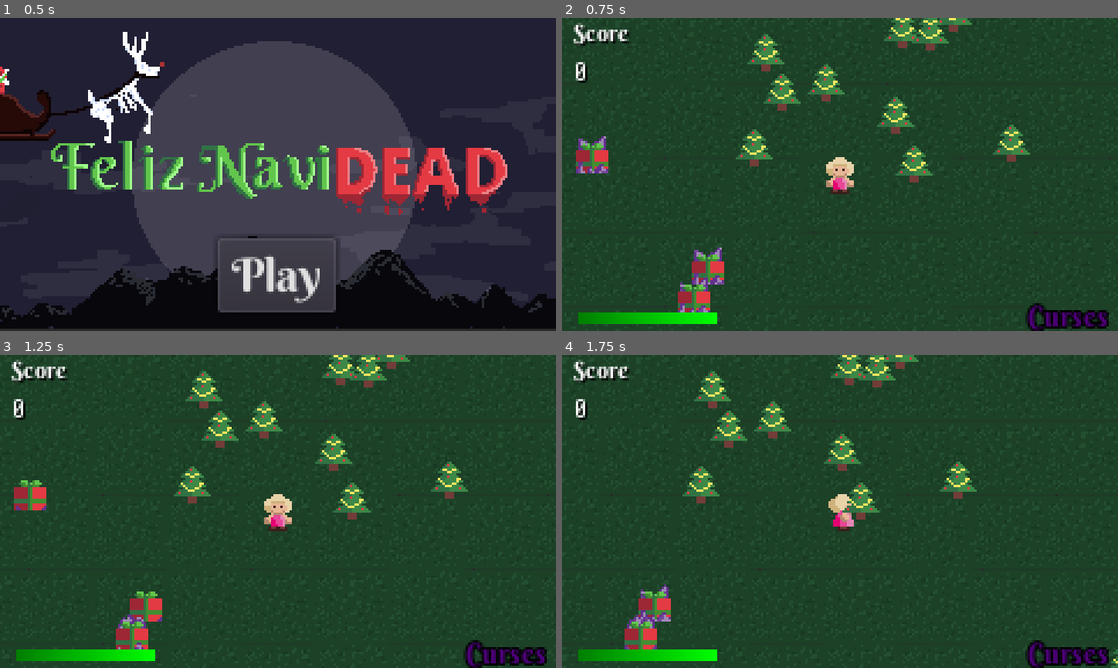
Above: before the commit, frames 1-4 (two rows, left to right).
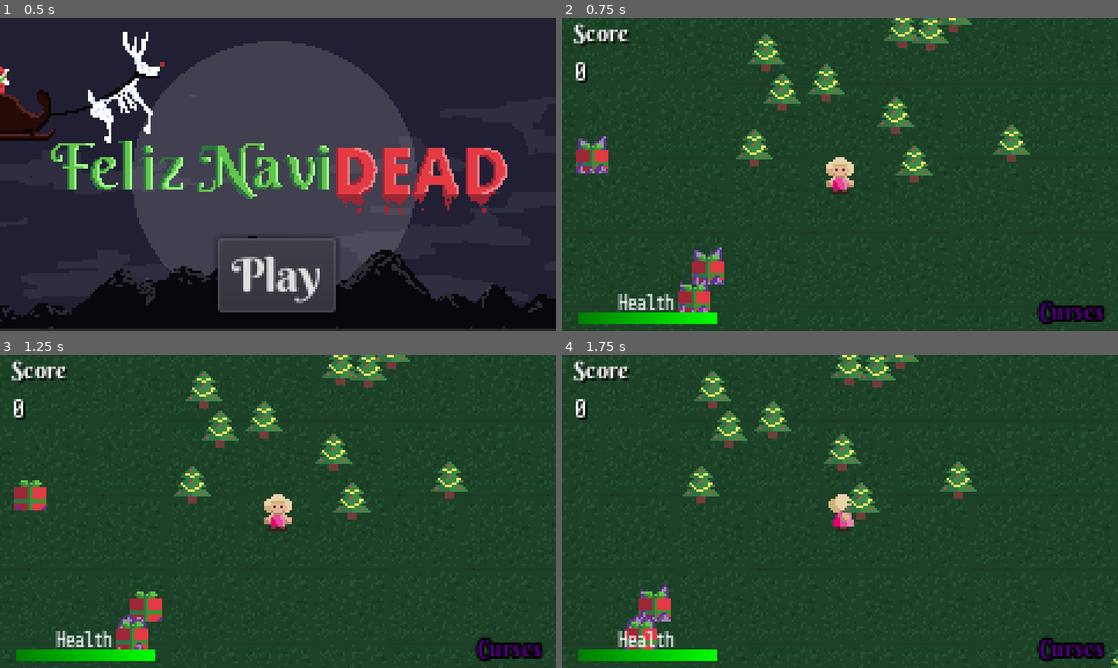
Above: after the commit, the same moments.

Repository: cznrhubarb/feliz-navidead
Game: Godot game, scene res://scn/TitleScreen.tscn
Two runs of this game, one before a commit and one after it. Both use one fixed random seed, a clock stepped at 60 frames per second and the inputs below.
Inputs (mouse positions are in pixels of both pictures, inside the frame that each line leads up to):
- Up to frame 1 (0.5 s): no input
- Up to frame 2 (0.75 s): click "Play" at 0.5 s
- Up to frame 3 (1.25 s): no input
- Up to frame 4 (1.75 s): move the mouse to (962, 495) at 1.27 s; press the mouse at (962, 495) at 1.28 s; hold D (move_right) from 1.28 s (still down)

Frame 1 is identical in both runs. In frame 2, 1.3% of the frame differs, in the area x 10-99%, y 88-100%; in frame 3, 1.3%; in frame 4, 1.3%.

Commit message:
Added HP label & moved curse icons up slightly

Diff:
--- a/UI/GameHud.tscn
+++ b/UI/GameHud.tscn
@@ -12,38 +12,43 @@
 [sub_resource type="StyleBoxFlat" id=1]
 bg_color = Color( 0, 0, 0, 1 )
 
-[sub_resource type="DynamicFont" id=9]
-size = 12
+[sub_resource type="DynamicFont" id=2]
+size = 10
 outline_size = 1
 outline_color = Color( 0, 0, 0, 1 )
 font_data = ExtResource( 4 )
 
-[sub_resource type="DynamicFont" id=2]
+[sub_resource type="DynamicFont" id=3]
 size = 9
 extra_spacing_char = -1
 font_data = ExtResource( 6 )
 
-[sub_resource type="DynamicFontData" id=3]
+[sub_resource type="DynamicFontData" id=4]
 font_path = "res://UI/fonts/ShareTechMono-Regular.ttf"
 
-[sub_resource type="DynamicFont" id=4]
+[sub_resource type="DynamicFont" id=5]
 size = 9
 extra_spacing_char = -1
-font_data = SubResource( 3 )
+font_data = SubResource( 4 )
 
-[sub_resource type="DynamicFontData" id=5]
+[sub_resource type="DynamicFontData" id=6]
 font_path = "res://UI/fonts/BerkshireSwash-Regular.ttf"
 
-[sub_resource type="DynamicFont" id=6]
+[sub_resource type="DynamicFont" id=7]
 size = 14
-font_data = SubResource( 5 )
+font_data = SubResource( 6 )
 
-[sub_resource type="DynamicFont" id=7]
+[sub_resource type="DynamicFont" id=8]
 size = 10
 font_data = ExtResource( 4 )
 
-[sub_resource type="DynamicFont" id=8]
+[sub_resource type="DynamicFont" id=9]
 size = 11
+font_data = ExtResource( 6 )
+
+[sub_resource type="DynamicFont" id=10]
+size = 9
+extra_spacing_char = -1
 font_data = ExtResource( 6 )
 
 [node name="GameHud" type="CanvasLayer"]
@@ -61,11 +66,11 @@
 [node name="CurseListUI" parent="." instance=ExtResource( 3 )]
 
 [node name="CurseLabel" type="Label" parent="."]
-margin_left = 201.389
-margin_top = 121.151
-margin_right = 241.389
-margin_bottom = 138.151
-custom_fonts/font = SubResource( 9 )
+margin_left = 206.162
+margin_top = 119.804
+margin_right = 246.162
+margin_bottom = 136.804
+custom_fonts/font = SubResource( 2 )
 custom_colors/font_color = Color( 0.309804, 0.00392157, 0.482353, 1 )
 text = "Curses"
 
@@ -84,7 +89,7 @@
 margin_top = 29.0
 margin_right = 100.603
 margin_bottom = 98.0
-custom_fonts/normal_font = SubResource( 2 )
+custom_fonts/normal_font = SubResource( 3 )
 text = "Shoot 32.4 cookies a second.
 Fully automatic."
 scroll_active = false
@@ -159,4 +164,13 @@
 
 [node name="BugFactory" type="Node" parent="."]
 script = ExtResource( 8 )
+
+[node name="Label" type="Label" parent="."]
+margin_left = 7.22515
+margin_top = 117.518
+margin_right = 66.2252
+margin_bottom = 128.518
+custom_fonts/font = SubResource( 10 )
+text = "Health"
+align = 1
 [connection signal="pressed" from="GiftDialog/Open" to="GiftDialog" method="_on_Open_pressed"]
--- a/src/CurseList.gd
+++ b/src/CurseList.gd
@@ -12,6 +12,6 @@
 	icon.texture = load(resource)
 	var scene_size = get_viewport().size
 	icon.position.x = scene_size.x - (icon_spacing * icon_count + icon_width * (1+icon_count))
-	icon.position.y = scene_size.y - icon_width
+	icon.position.y = scene_size.y - icon_width - 4
 	add_child(icon)
 	icon_count += 1
Not shown: 5 places in UI/GameHud.tscn that only renumber resources
